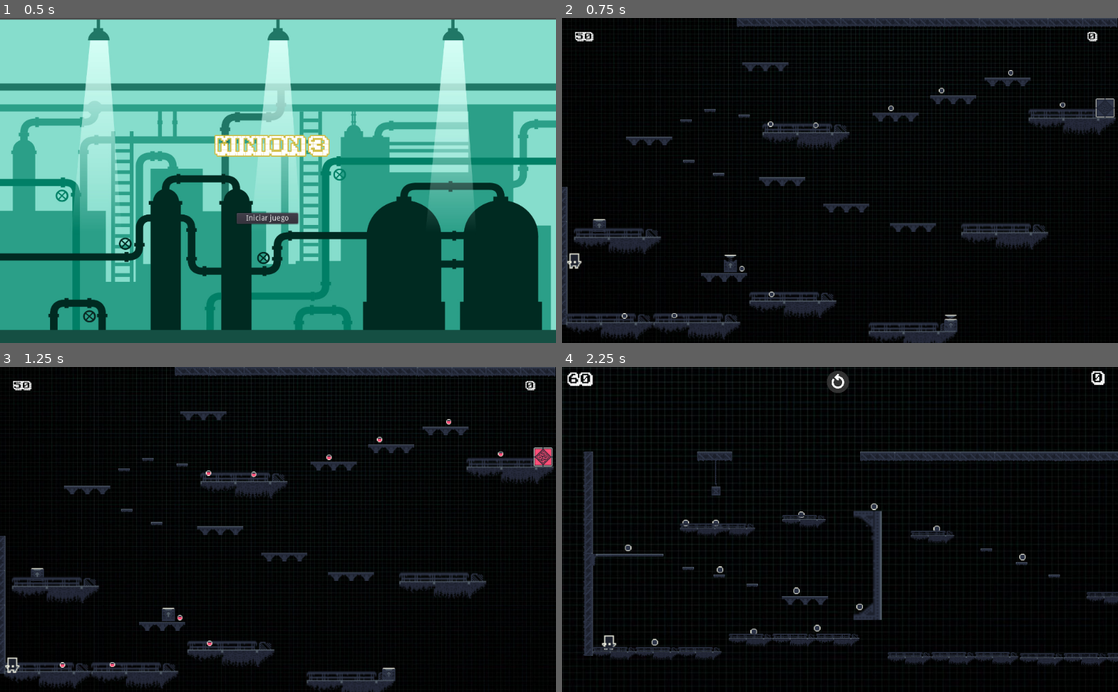
Above: before the commit, frames 1-4 (two rows, left to right).
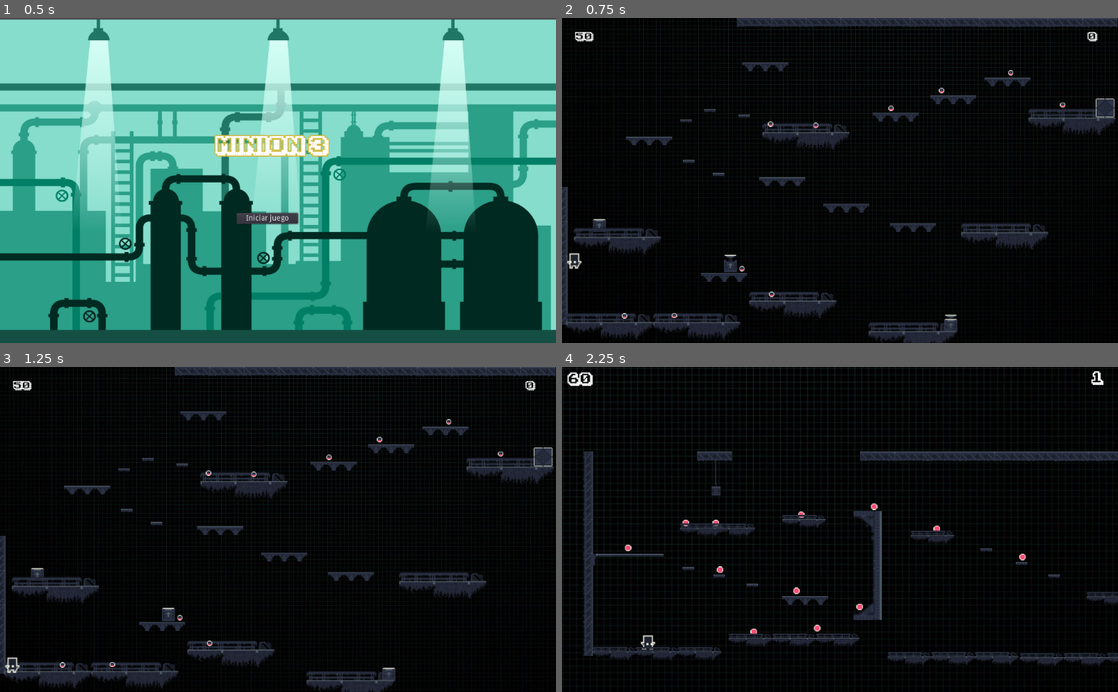
Above: after the commit, the same moments.

Repository: sennedjem/-unq-ipv-minion3
Game: Godot game, scene res://Resources/EscenaInicial.tscn
Same seed, same stepped clock (60 frames per second), same inputs: the game is played once before the commit and once after it. Sound files missing from this copy of the repository are replaced by a short silence.
Inputs (mouse positions are in pixels of both pictures, inside the frame that each line leads up to):
- Up to frame 1 (0.5 s): no input
- Up to frame 2 (0.75 s): click "Iniciar juego" at 0.5 s
- Up to frame 3 (1.25 s): no input
- Up to frame 4 (2.25 s): tap Enter (ui_accept) at 1.25, 1.35, 1.52, 1.82 s; hold Right (ui_right) 1.28-2 s; click (840, 380) at 2.02 s

Frame 1 is identical in both runs. In frame 2, less than 0.1% of the frame differs, in the area x 10-91%, y 16-93%; in frame 3, 0.2%; in frame 4, 0.6%, in the area x 7-98%, y 1-88%.

Commit message:
se agrega mecanica de freno de tiempo cuando el pj nose mueve en nivel 1, mas que apenas el pj toque la caja final pasa automaticamente de nivel

Diff:
--- a/Niveles/SegundoNivel.tscn
+++ b/Niveles/SegundoNivel.tscn
@@ -522,6 +522,7 @@
 }
 
 [node name="Button" type="Button" parent="CanvasLayer"]
+visible = false
 margin_left = 499.667
 margin_top = 10.1133
 margin_right = 515.667
--- a/Resources/Coin.tscn
+++ b/Resources/Coin.tscn
@@ -8,7 +8,6 @@
 [ext_resource path="res://Texturas/Coin2.png" type="Texture" id=6]
 [ext_resource path="res://Texturas/Coin6.png" type="Texture" id=7]
 [ext_resource path="res://Scripts/Coin.gd" type="Script" id=8]
-
 
 [sub_resource type="SpriteFrames" id=1]
 animations = [ {
@@ -28,6 +27,7 @@
 scale = Vector2( 1.5, 1.5 )
 z_index = -1
 frames = SubResource( 1 )
+frame = 2
 playing = true
 
 [node name="Area2D" type="Area2D" parent="."]
--- a/Scripts/PersonajeJugable.gd
+++ b/Scripts/PersonajeJugable.gd
@@ -13,11 +13,11 @@
 var jumping = false
 var jumpings = 0
 var pasos = 0
+var caminando = false
 
 # Called when the node enters the scene tree for the first time.
 func _physics_process(delta):
 	get_input()
-
 	velocity.y += gravity * delta
 	if jumping:
 		$AnimatedSprite.play("salto")
@@ -36,19 +36,23 @@
 
 	if jump and is_on_floor():
 		jump(jump_speed)
+		caminando = true
 	if right:
 		$AnimatedSprite.play("camina")
 		pasos = pasos + 0.1
 		contar_paso()
 		velocity.x += run_speed
 		$AnimatedSprite.flip_h = false
+		caminando = true
 	elif left:
 		pasos = pasos + 0.1
 		contar_paso()
 		$AnimatedSprite.play("camina")
 		$AnimatedSprite.flip_h = true
 		velocity.x -= run_speed
+		caminando = true
 	else:
+		caminando = false
 		$AnimatedSprite.stop()
 
 func jump(jump_speed):
--- a/Scripts/PrimerNivel.gd
+++ b/Scripts/PrimerNivel.gd
@@ -16,7 +16,11 @@
 
 func _process(delta):
 	check_ending()
-
+	print($PersonajeJugable.caminando)
+	if $PersonajeJugable.caminando:
+		_retomar_juego()
+	else:
+		_frenar_juego()
 # Called every frame. 'delta' is the elapsed time since the previous frame.
 #func _process(delta):
 #	pass
@@ -27,6 +31,54 @@
 	$Coin.play()
 	$CanvasLayer/Monedas.text = str(monedas)
 
+func _frenar_juego():
+	if $Monedas/Coin/AnimatedSprite:
+		$Monedas/Coin/AnimatedSprite.stop()
+	if $Monedas/Coin2/AnimatedSprite:
+		$Monedas/Coin2/AnimatedSprite.stop()
+	if $Monedas/Coin3/AnimatedSprite:
+		$Monedas/Coin3/AnimatedSprite.stop()
+	if $Monedas/Coin4/AnimatedSprite:
+		$Monedas/Coin4/AnimatedSprite.stop()
+	if $Monedas/Coin5/AnimatedSprite:
+		$Monedas/Coin5/AnimatedSprite.stop()
+	if $Monedas/Coin6/AnimatedSprite:
+		$Monedas/Coin6/AnimatedSprite.stop()
+	if $Monedas/Coin7/AnimatedSprite:
+		$Monedas/Coin7/AnimatedSprite.stop()
+	if $Monedas/Coin8/AnimatedSprite:
+		$Monedas/Coin8/AnimatedSprite.stop()
+	if $Monedas/Coin9/AnimatedSprite:
+		$Monedas/Coin9/AnimatedSprite.stop()
+	if $Monedas/Coin10/AnimatedSprite:
+		$Monedas/Coin10/AnimatedSprite.stop()
+	$Timer.stop()
+	$CajaFinal/AnimatedSprite.stop()
+
+func _retomar_juego():
+	if $Monedas/Coin/AnimatedSprite:
+		$Monedas/Coin/AnimatedSprite.play()
+	if $Monedas/Coin2/AnimatedSprite:
+		$Monedas/Coin2/AnimatedSprite.play()
+	if $Monedas/Coin3/AnimatedSprite:
+		$Monedas/Coin3/AnimatedSprite.play()
+	if $Monedas/Coin4/AnimatedSprite:
+		$Monedas/Coin4/AnimatedSprite.play()
+	if $Monedas/Coin5/AnimatedSprite:
+		$Monedas/Coin5/AnimatedSprite.play()
+	if $Monedas/Coin6/AnimatedSprite:
+		$Monedas/Coin6/AnimatedSprite.play()
+	if $Monedas/Coin7/AnimatedSprite:
+		$Monedas/Coin7/AnimatedSprite.play()
+	if $Monedas/Coin8/AnimatedSprite:
+		$Monedas/Coin8/AnimatedSprite.play()
+	if $Monedas/Coin9/AnimatedSprite:
+		$Monedas/Coin9/AnimatedSprite.play()
+	if $Monedas/Coin10/AnimatedSprite:
+		$Monedas/Coin10/AnimatedSprite.play()
+	if $Timer.is_stopped():
+		$Timer.start()
+	$CajaFinal/AnimatedSprite.play()
 
 func _on_PersonajeJugable_pj_step():
 	#if pasos_restantes > 0:
@@ -45,10 +97,11 @@
 
 
 func _on_CajaFinal_personaje_entro():
-	esta_en_final = true
-	if !$Success.playing:
-		$Success.play()
-		$MusicaFondo.stop()
+	get_tree().change_scene("res://Niveles/SegundoNivel.tscn")
+	#esta_en_final = true
+	#if !$Success.playing:
+	#	$Success.play()
+	#	$MusicaFondo.stop()
 
 
 func _on_CajaFinal_personaje_salio():
--- a/Scripts/SegundoNivel.gd
+++ b/Scripts/SegundoNivel.gd
@@ -52,10 +52,11 @@
 
 
 func _on_Caja_Final_personaje_entro():
-	esta_en_final = true
-	if !$Success.playing:
-		$Success.play()
-		$MusicaFondo.stop()
+	get_tree().change_scene("res://Niveles/TercerNivel.tscn")
+	#esta_en_final = true
+	#if !$Success.playing:
+	#	$Success.play()
+	#	$MusicaFondo.stop()
 
 
 func _on_Caja_Final_personaje_salio():
--- a/Scripts/TercerNivel.gd
+++ b/Scripts/TercerNivel.gd
@@ -42,11 +42,12 @@
 		get_tree().change_scene("res://Resources/GameOver.tscn")
 
 func _on_CajaFinal_personaje_entro():
-	puede_avanzar = true
-	esta_en_final = true
-	if !$Success.playing:
-		$Success.play()
-		$MusicaFondo.stop()
+	get_tree().change_scene("res://Resources/JuegoFinalizado.tscn")
+	#puede_avanzar = true
+	#esta_en_final = true
+	#if !$Success.playing:
+	#	$Success.play()
+	#	$MusicaFondo.stop()
 
 
 func _on_CajaFinal_personaje_salio():
